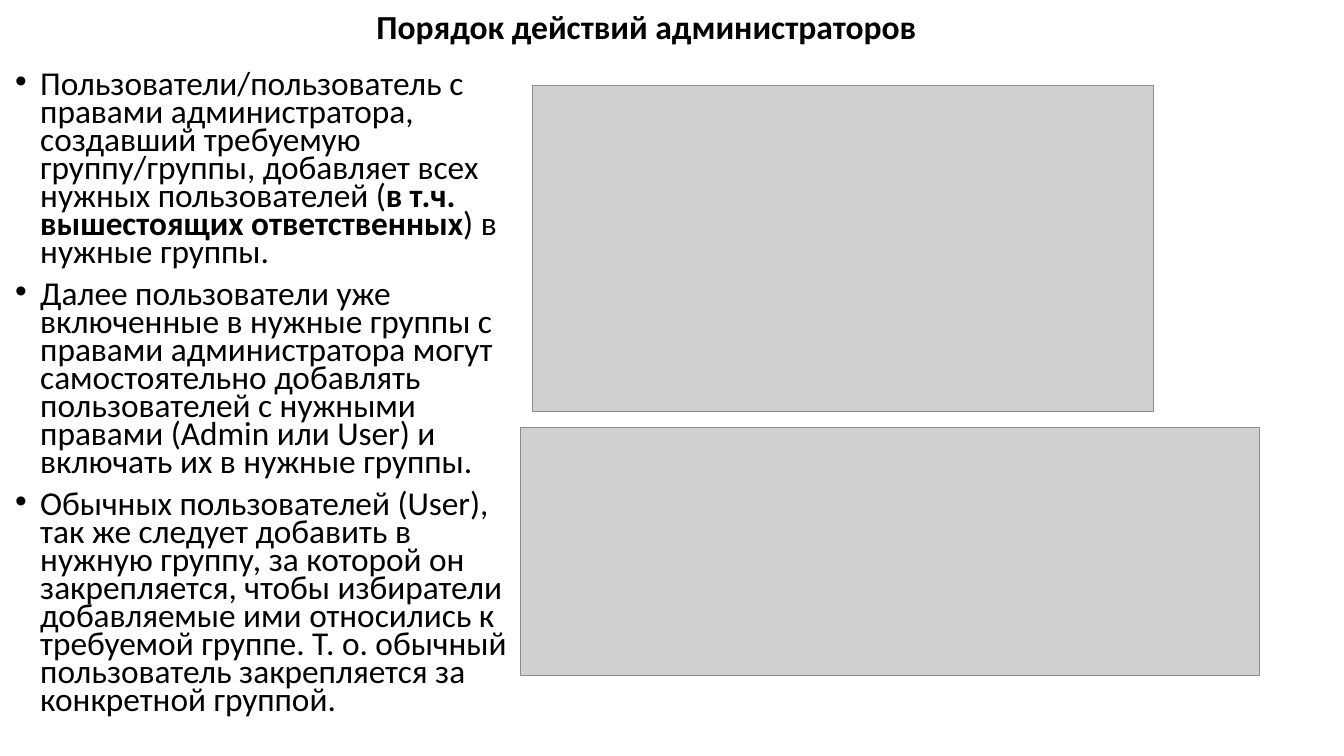
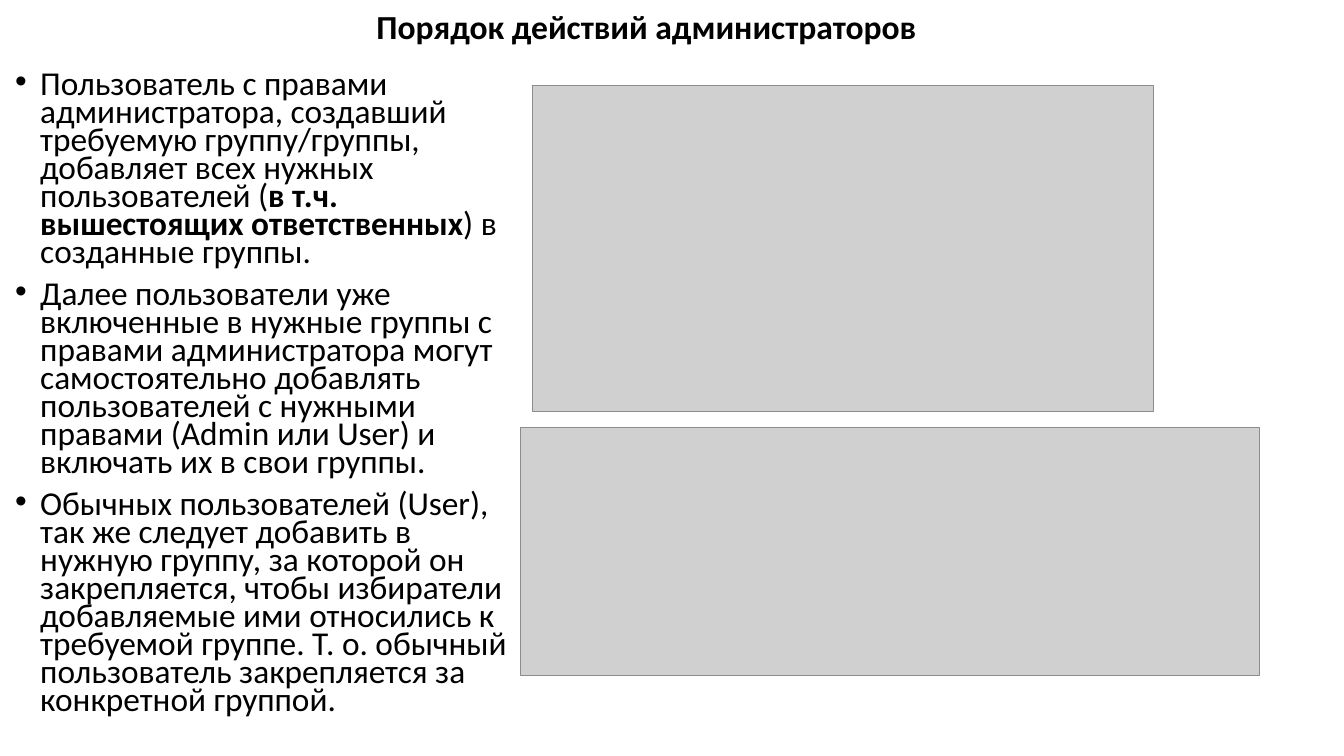
Before and after one commit to Voloodya/voteCollector, a slide deck: slide 5 of Руководство.pptx. Drawn at 1344x756 pixels with LibreOffice and Linux fonts; fonts in the diff are those of the drawing; grey boxes stand for pictures. Boxes give left, top, right and bottom in pixels: in the first picture for what was removed or moved away, otherwise in the second. Text is boxed around its words. In the diff, an @@ line names an element or a change of style, - is before the commit and + after.

```diff
--- a/Руководство.pptx
+++ b/Руководство.pptx
@@ text at bbox=[40, 73, 497, 479]: text changed @@
-• Пользователи/пользователь с правами администратора, создавший требуемую группу/группы, добавляет всех нужных пользователей (в т.ч. вышестоящих ответственных) в нужные группы.
-• Далее пользователи уже включенные в нужные группы с правами администратора могут самостоятельно добавлять пользователей с нужными правами (Admin или User) и включать их в нужные группы.
+• Пользователь с правами администратора, создавший требуемую группу/группы, добавляет всех нужных пользователей (в т.ч. вышестоящих ответственных) в созданные группы.
+• Далее пользователи уже включенные в нужные группы с правами администратора могут самостоятельно добавлять пользователей с нужными правами (Admin или User) и включать их в свои группы.
```
Also in this commit, not shown: 3 other slides changed, 1 slide added, 33 other files.
